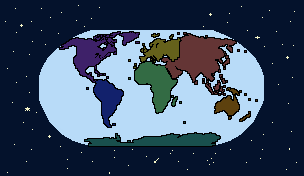
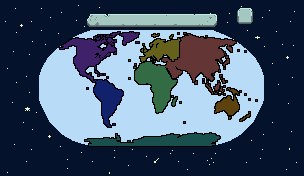
Layer changes from the first 304 × 176 image to the second:
added layer "Self texts" above "Continent" over [237,8,253,24]
added layer "Continent" above "NA_d" over [87,14,217,27]
